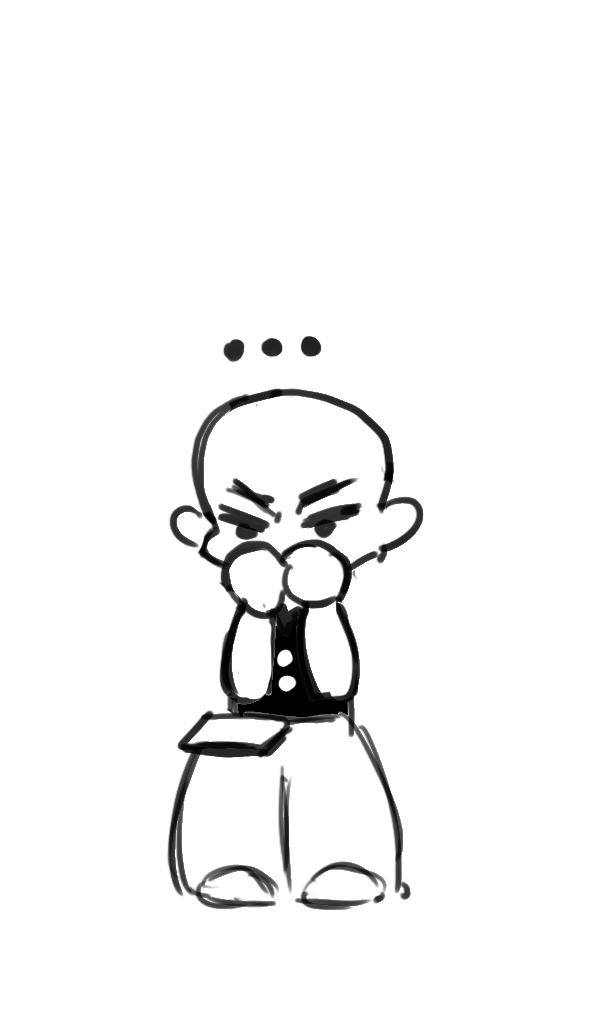
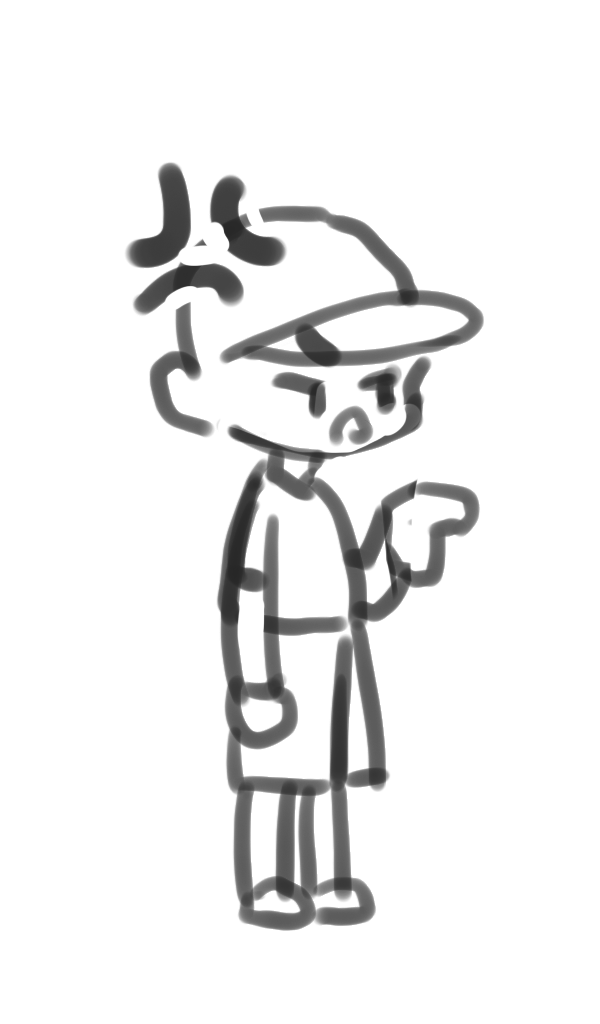
Before/after of a 600 x 1024 layered artwork. What changed in the layer stack:
hid group "npc_0_notice_M_0.png" (5 layers) over (x1=157, y1=279, x2=484, y2=929)
hid "图层 13", opacity 100% → 26% over (x1=166, y1=335, x2=424, y2=910)
added group "npc_0_notice_L_stand_0.png" with 1 layers above "npc_0_notice_M_stand_0.png" over (x1=124, y1=161, x2=484, y2=931)
added layer "图层 33" in group "npc_0_notice_L_stand_0.png" over (x1=124, y1=161, x2=484, y2=931)